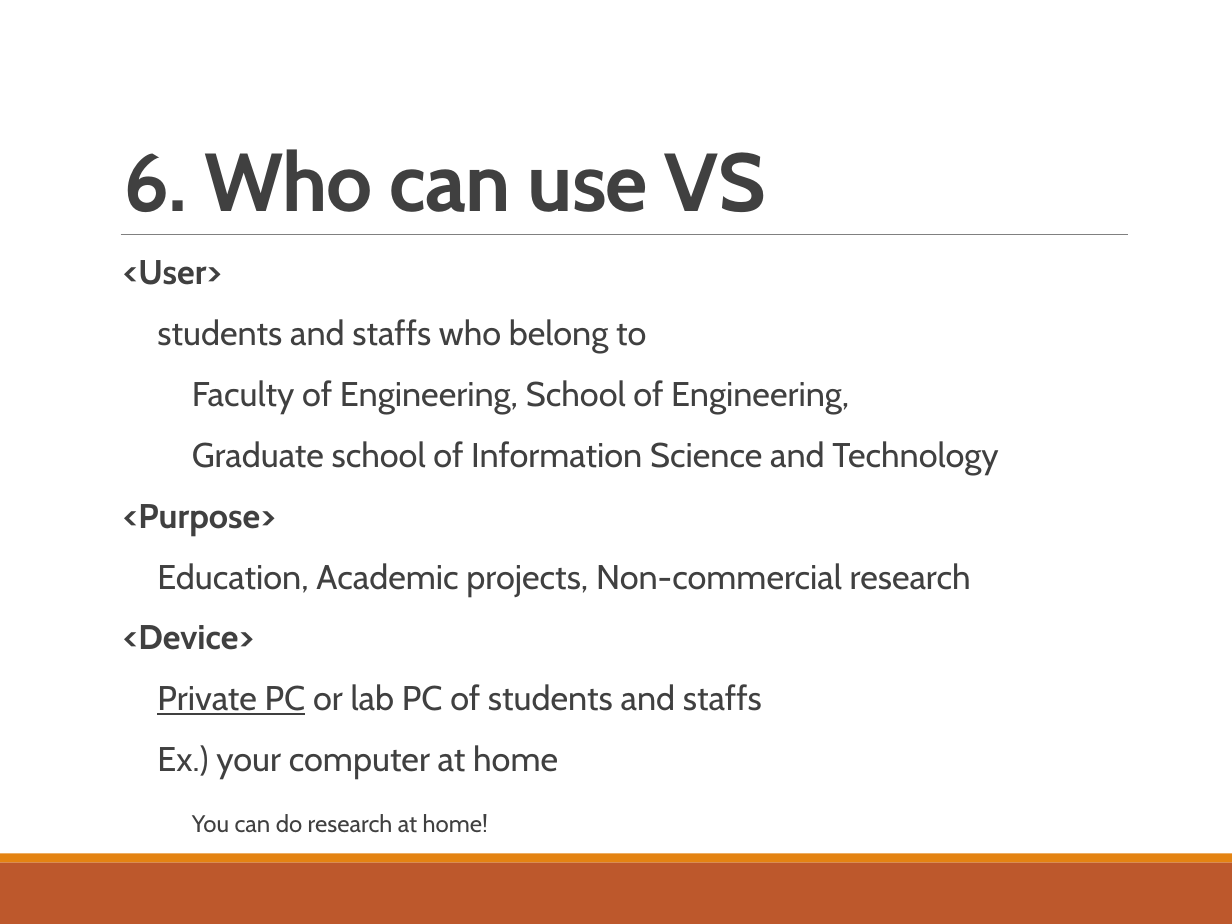
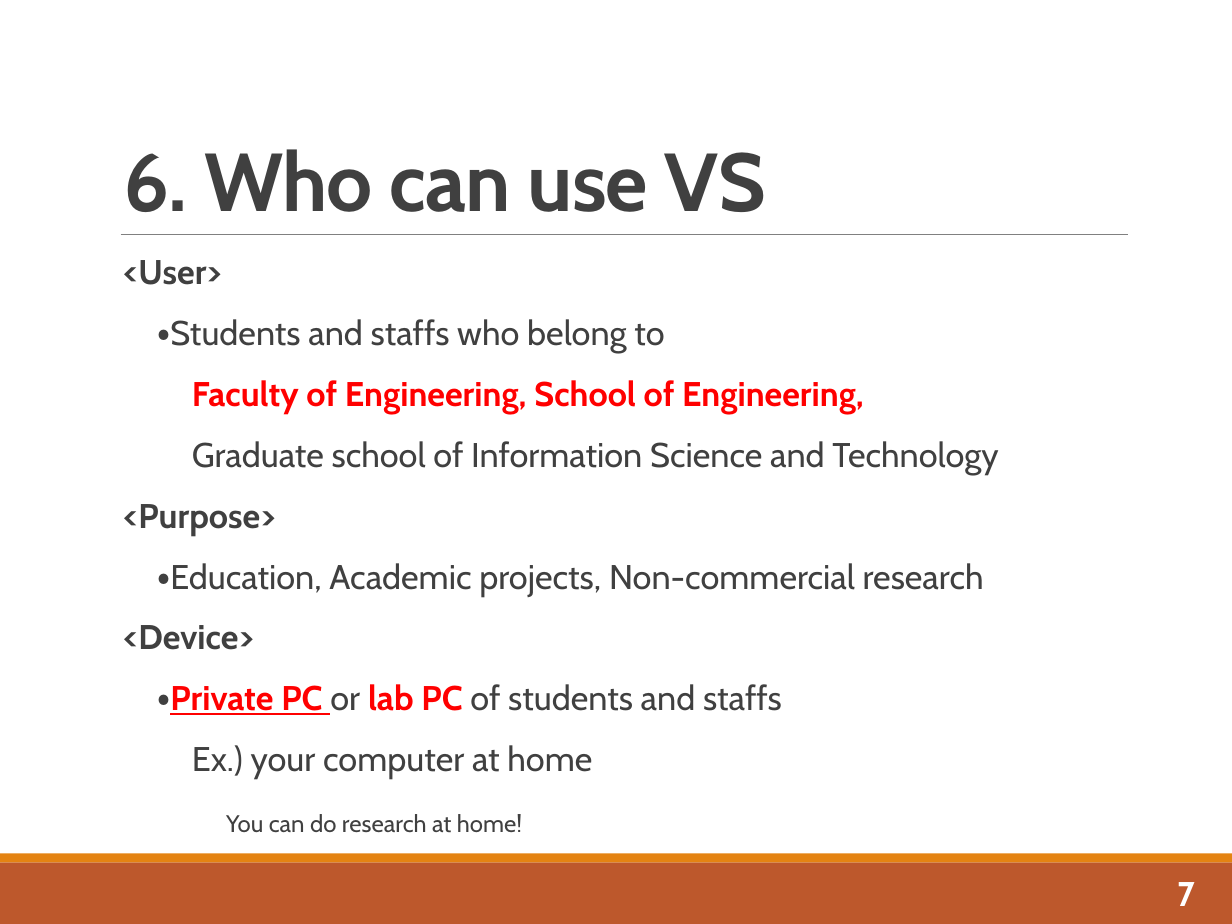
Before and after one commit to whcitizen/citizen-_task, a slide deck: slide 9 of 02_working/07_IDE/02_スライド/IDE&VS_20180508.pptx. Drawn at 1232x924 pixels with LibreOffice and Linux fonts; fonts in the diff are those of the drawing. Boxes give left, top, right and bottom in pixels: in the first picture for what was removed or moved away, otherwise in the second. Text is boxed around its words. In the diff, an @@ line names an element or a change of style, - is before the commit and + after.

```diff
--- a/02_working/07_IDE/02_スライド/IDE&VS_20180508.pptx
+++ b/02_working/07_IDE/02_スライド/IDE&VS_20180508.pptx
@@ text at (157, 319, 664, 353): text changed @@
-  students and staffs who belong to
+  ・Students and staffs who belong to
@@ text at (192, 380, 864, 414): text colour #404040 to #FF0000, bold on in "Faculty of Engineering, School of Engineering," @@
@@ text at (157, 563, 984, 597): text changed @@
-  Education, Academic projects, Non-commercial research
+  ・Education, Academic projects, Non-commercial research
@@ text at (157, 684, 782, 715): text changed @@
-  Private PC or lab PC of students and staffs
+  ・Private PC or lab PC of students and staffs
@@ text added at (1177, 882, 1194, 906), 20 pt, text #FFFFFF, bold @@
+7
```
Also in this commit, not shown: 10 other slides changed, 1 slide added, 1 slide removed.
